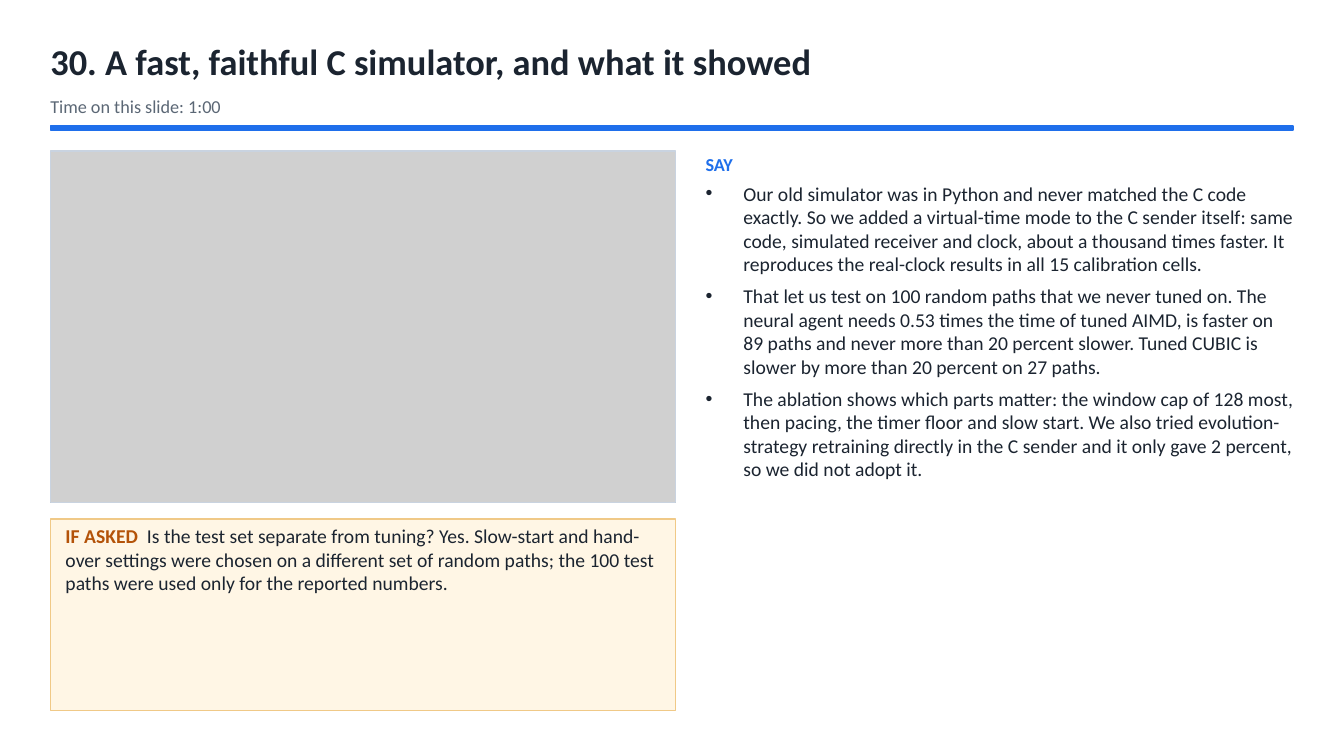
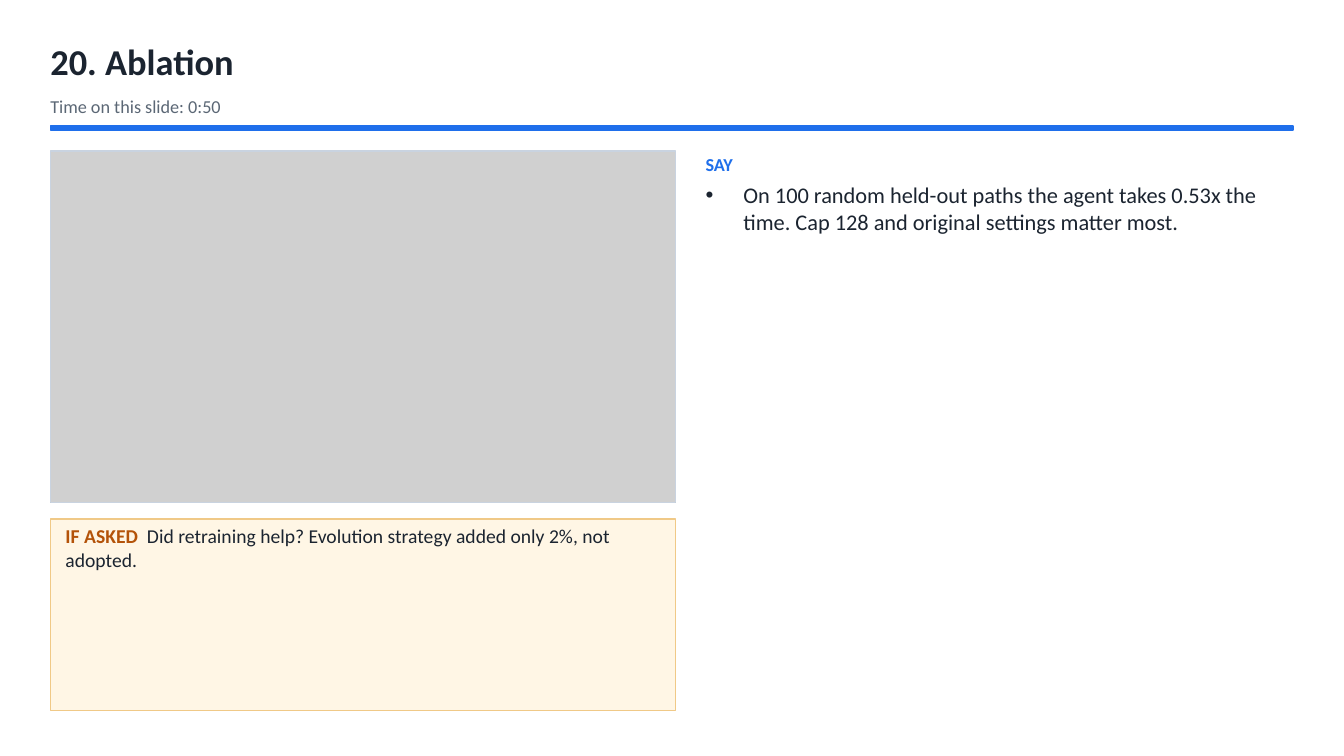
Before and after one commit to Capsturrrr/REPLIC, a slide deck: slide 22 of docs/final/RUDP_Host_Guide.pptx (slide 32 before the commit). Drawn at 1344x756 pixels with LibreOffice and Linux fonts; fonts in the diff are those of the drawing; grey boxes stand for pictures. Boxes give left, top, right and bottom in pixels: in the first picture for what was removed or moved away, otherwise in the second. Text is boxed around its words. In the diff, an @@ line names an element or a change of style, - is before the commit and + after.

```diff
--- a/docs/final/RUDP_Host_Guide.pptx
+++ b/docs/final/RUDP_Host_Guide.pptx
@@ text at (50,49,233,76): text changed @@
-30. A fast, faithful C simulator, and what it showed
+20. Ablation
@@ text at (50,100,220,113): text changed @@
-Time on this slide: 1:00
+Time on this slide: 0:50
@@ text at (743,187,1256,234): text changed; size 14 to 16 pt @@
-• Our old simulator was in Python and never matched the C code exactly. So we added a virtual-time mode to the C sender itself: same code, simulated receiver and clock, about a thousand times faster. It reproduces the real-clock results in all 15 calibration cells.
-• That let us test on 100 random paths that we never tuned on. The neural agent needs 0.53 times the time of tuned AIMD, is faster on 89 paths and never more than 20 percent slower. Tuned CUBIC is slower by more than 20 percent on 27 paths.
-• The ablation shows which parts matter: the window cap of 128 most, then pacing, the timer floor and slow start. We also tried evolution-strategy retraining directly in the C sender and it only gave 2 percent, so we did not adopt it.
+• On 100 random held-out paths the agent takes 0.53x the time. Cap 128 and original settings matter most.
@@ text at (65,529,609,570): text changed @@
-IF ASKED Is the test set separate from tuning? Yes. Slow-start and hand-over settings were chosen on a different set of random paths; the 100 test paths were used only for the reported numbers.
+IF ASKED Did retraining help? Evolution strategy added only 2%, not adopted.
```
Also in this commit, not shown: 37 other slides changed, 5 slides removed, 9 other files.
